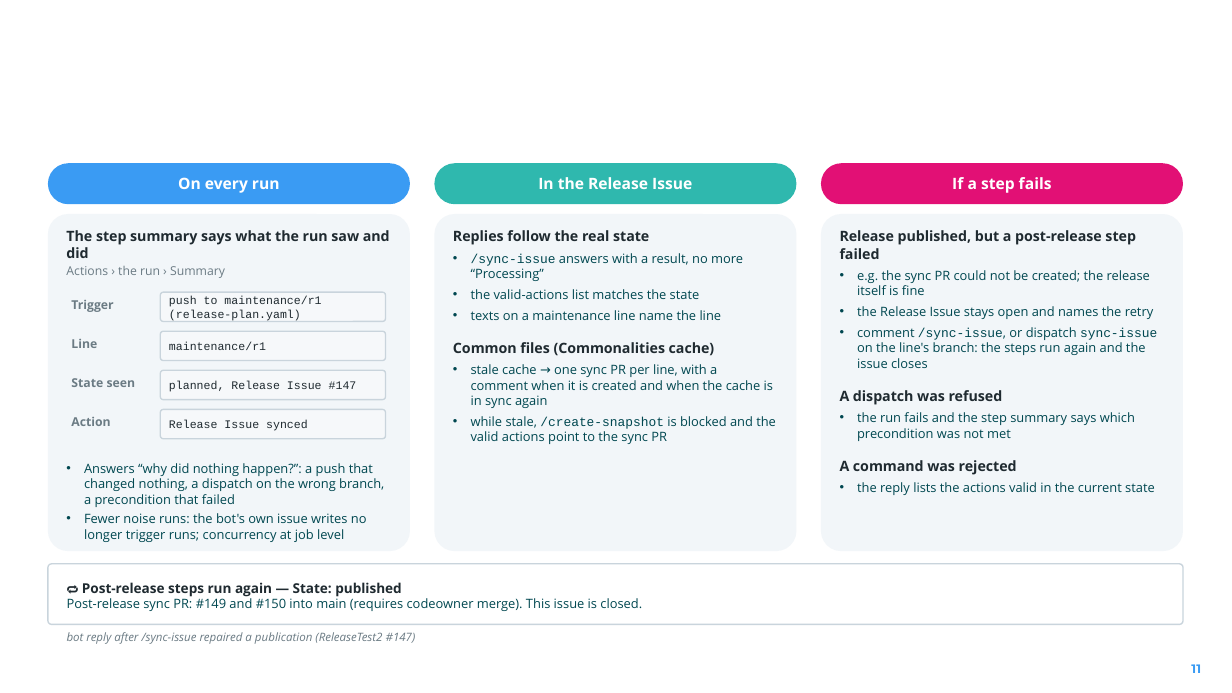
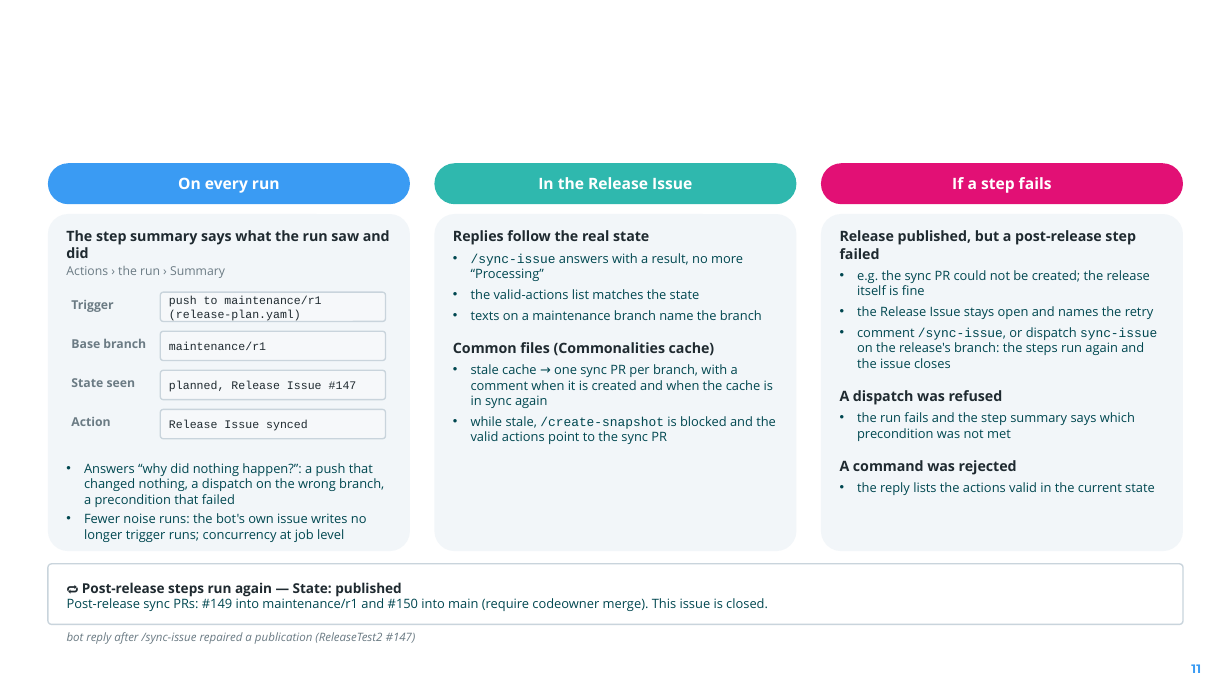
Before and after one commit to camaraproject/ReleaseManagement, a slide deck: slide 11 of documentation/SupportingDocuments/2026-10-27_CAMARA_Release_Process_Refactor_Update.pptx. Drawn at 1232x693 pixels with LibreOffice and Linux fonts; fonts in the diff are those of the drawing; background and template pictures are left out. Boxes give left, top, right and bottom in pixels: in the first picture for what was removed or moved away, otherwise in the second. Text is boxed around its words. In the diff, an @@ line names an element or a change of style, - is before the commit and + after.

```diff
--- a/documentation/SupportingDocuments/2026-10-27_CAMARA_Release_Process_Refactor_Update.pptx
+++ b/documentation/SupportingDocuments/2026-10-27_CAMARA_Release_Process_Refactor_Update.pptx
@@ text at (x1=471, y1=310, x2=762, y2=320): text changed @@
-• texts on a maintenance line name the line
+• texts on a maintenance branch name the branch
@@ text at (x1=857, y1=327, x2=1157, y2=368): text changed @@
-• comment /sync-issue, or dispatch sync-issue on the line's branch: the steps run again and the issue closes
+• comment /sync-issue, or dispatch sync-issue on the release's branch: the steps run again and the issue closes
@@ text at (x1=71, y1=338, x2=146, y2=348): text changed @@
-Line
+Base branch
@@ text at (x1=471, y1=364, x2=773, y2=408): text changed @@
-• stale cache → one sync PR per line, with a comment when it is created and when the cache is in sync again
+• stale cache → one sync PR per branch, with a comment when it is created and when the cache is in sync again
@@ text at (x1=67, y1=596, x2=768, y2=611): text changed @@
-Post-release sync PR: #149 and #150 into main (requires codeowner merge). This issue is closed.
+Post-release sync PRs: #149 into maintenance/r1 and #150 into main (require codeowner merge). This issue is closed.
```
Also in this commit, not shown: 12 other slides changed, 1 other file.
